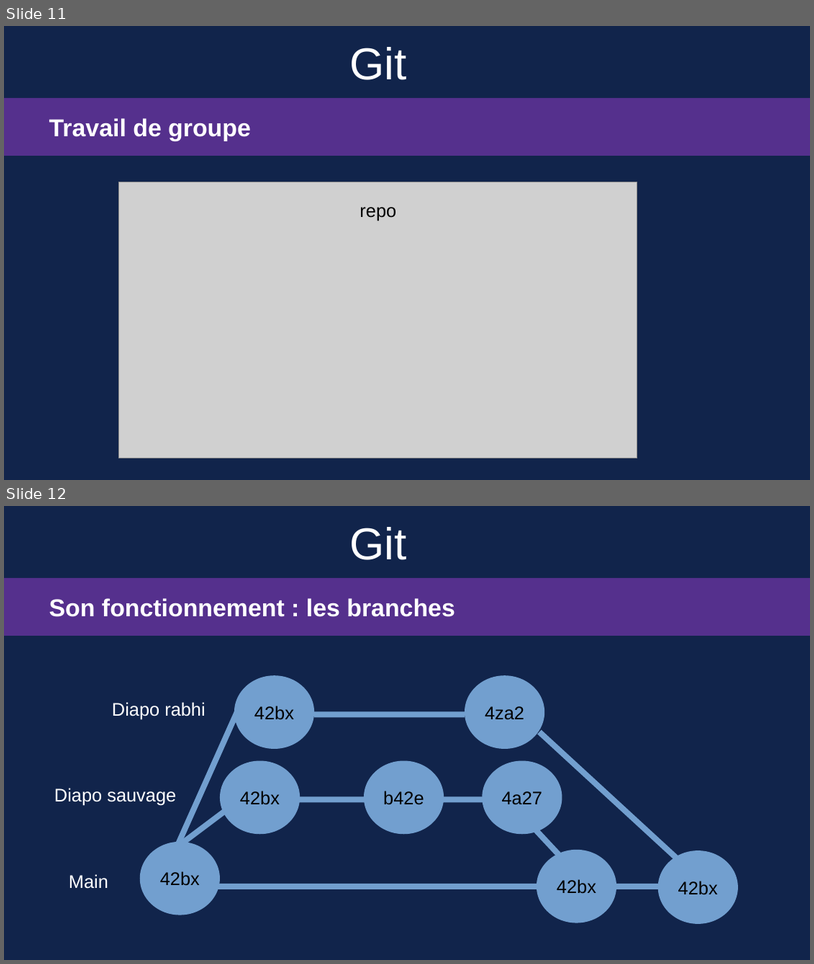
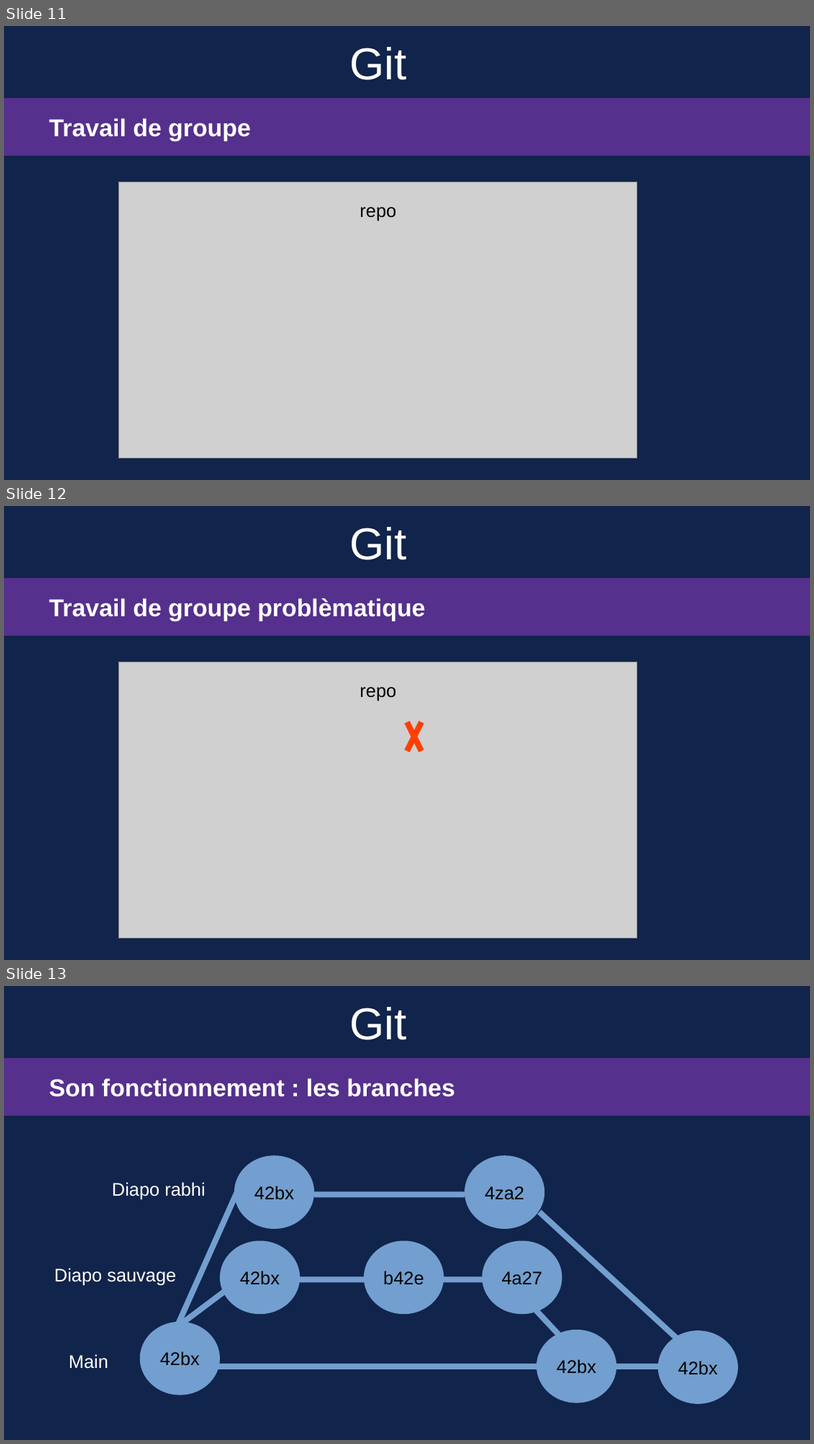
Before and after one commit to Sauvage89/guide_git, a slide deck: guide_git.odp. Shown one above the other, each under a label of ours: slides 11 and 12 before the commit, slides 11, 12 and 13 after it. The pictures are 814x964 and 814x1444 pixels, drawn with LibreOffice and Linux fonts; fonts in the diff are those of the drawing; grey boxes stand for pictures. Boxes give left, top, right and bottom in pixels: in the first picture for what was removed or moved away, otherwise in the second. Text is boxed around its words. In the diff, an @@ line names an element or a change of style, - is before the commit and + after.

Commit message:
doc(diaporama): ajout de l'explication de l'erreur du push sur la meme branch, problème d'historique non semblable

```diff
--- a/guide_git.odp
+++ b/guide_git.odp
@@ slide 12 added at (x1=4, y1=506, x2=810, y2=960), background #11244B @@
@@ title added at (x1=350, y1=527, x2=406, y2=560), 44 pt, text #FFFFFF @@
+Git
@@ rectangle added at (x1=4, y1=578, x2=810, y2=636), fill #55308D @@
@@ text added at (x1=49, y1=598, x2=425, y2=621), 24 pt, text #FFFFFF, bold @@
+Travail de groupe problèmatique
@@ picture added at (x1=119, y1=662, x2=638, y2=938) @@
@@ picture added at (x1=350, y1=668, x2=407, y2=712), 18 pt, text #000000 @@
+repo
@@ line added from (407, 722) to (422, 751), #FF4000 5.67 pt @@
@@ line added from (422, 722) to (407, 751), #FF4000 5.67 pt @@
@@ what was slide 12 is now slide 13 @@
```
